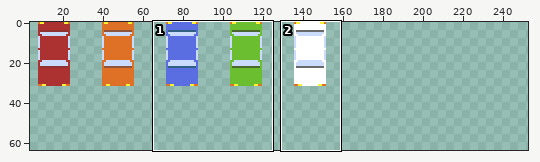
Sprite sheet, stored at bin/imgs/carTile.png. The picture above shows the old version from afar; the outline marks the close-up.
Close-up. As it was:
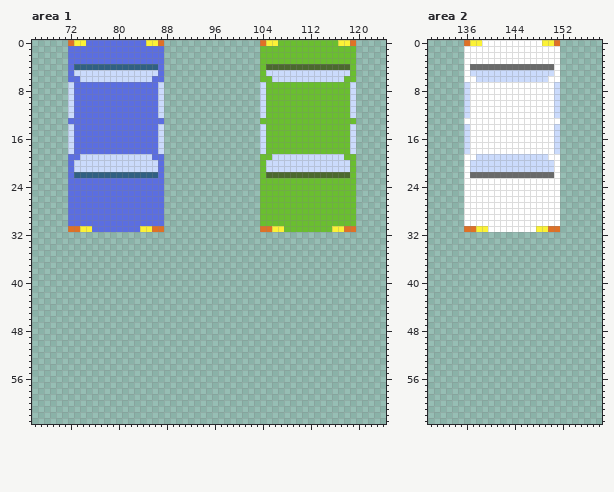
The file is 256x64 pixels. Shown: area 1: x 66..124, y 0..63; area 2: x 130..158, y 0..63. The wide view leaves out empty margins. The commit also changed other parts of the picture, which this record leaves out.
New version:
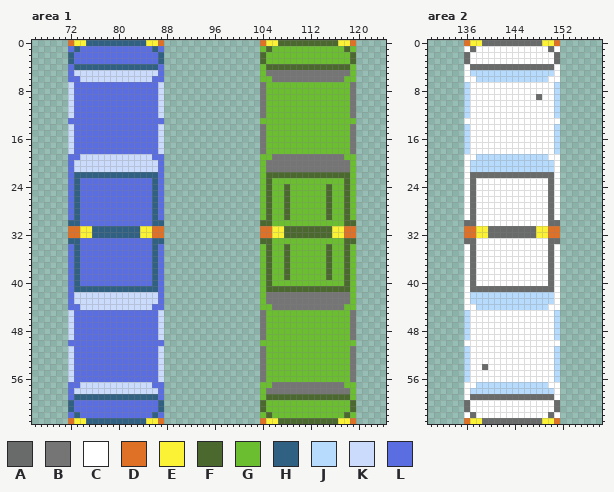
Palette (. is transparent): A #696a6a  B #757575  C #ffffff  D #df7126  E #fbf236  F #4b692f  G #6abe30  H #306082  J #b7dbfc  K #cbdbfc  L #5b6ee1
The exact change:
Area 1:
y 0: x 75..84 LLLLLLLLLL -> HHHHHHHHHH; x 107..116 GGGGGGGGGG -> FFFFFFFFFF
y 1: x 73 L -> H; x 86 L -> H; x 105 G -> F; x 118 G -> F
y 2..3: x 72 L -> H; x 87 L -> H; x 104 G -> F; x 119 G -> F
y 5: x 105..118 KKKKKKKKKKKKKK -> BBBBBBBBBBBBBB
y 6: x 106..117 KKKKKKKKKKKK -> BBBBBBBBBBBB
y 7..12: x 104 K -> B; x 119 K -> B
y 14..18: x 104 K -> B; x 119 K -> B
y 19: x 106..117 KKKKKKKKKKKK -> BBBBBBBBBBBB
y 20..21: x 105..118 KKKKKKKKKKKKKK -> BBBBBBBBBBBBBB
y 23: x 73 L -> H; x 86 L -> H; x 105 G -> F; x 118 G -> F
y 24..29: x 73 L -> H; x 86 L -> H; x 105 G -> F; x 108 G -> F; x 115 G -> F; x 118 G -> F
y 30: x 72..73 LL -> HH; x 86..87 LL -> HH; x 104..105 GG -> FF; x 118..119 GG -> FF
y 31: x 76..83 LLLLLLLL -> HHHHHHHH; x 108..115 GGGGGGGG -> FFFFFFFF
y 32: x 72..87 ................ -> DDEEHHHHHHHHEEDD; x 104..119 ................ -> DDEEFFFFFFFFEEDD
y 33: x 72..87 ................ -> HHLLLLLLLLLLLLHH; x 104..119 ................ -> FFGGGGGGGGGGGGFF
y 34..39: x 72..87 ................ -> LHLLLLLLLLLLLLHL; x 104..119 ................ -> GFGGFGGGGGGFGGFG
y 40: x 72..87 ................ -> LHLLLLLLLLLLLLHL; x 104..119 ................ -> GFGGGGGGGGGGGGFG
y 41: x 72..87 ................ -> LHHHHHHHHHHHHHHL; x 104..119 ................ -> GFFFFFFFFFFFFFFG
y 42..43: x 72..87 ................ -> LKKKKKKKKKKKKKKL; x 104..119 ................ -> GBBBBBBBBBBBBBBG
y 44: x 72..87 ................ -> LLKKKKKKKKKKKKLL; x 104..119 ................ -> GGBBBBBBBBBBBBGG
y 45..49: x 72..87 ................ -> KLLLLLLLLLLLLLLK; x 104..119 ................ -> BGGGGGGGGGGGGGGB
y 50: x 72..87 ................ -> LLLLLLLLLLLLLLLL; x 104..119 ................ -> GGGGGGGGGGGGGGGG
y 51..56: x 72..87 ................ -> KLLLLLLLLLLLLLLK; x 104..119 ................ -> BGGGGGGGGGGGGGGB
y 57: x 72..87 ................ -> LLKKKKKKKKKKKKLL; x 104..119 ................ -> GGBBBBBBBBBBBBGG
y 58: x 72..87 ................ -> LKKKKKKKKKKKKKKL; x 104..119 ................ -> GBBBBBBBBBBBBBBG
y 59: x 72..87 ................ -> LHHHHHHHHHHHHHHL; x 104..119 ................ -> GFFFFFFFFFFFFFFG
y 60..61: x 72..87 ................ -> HLLLLLLLLLLLLLLH; x 104..119 ................ -> FGGGGGGGGGGGGGGF
y 62: x 72..87 ................ -> LHLLLLLLLLLLLLHL; x 104..119 ................ -> GFGGGGGGGGGGGGFG
y 63: x 72..87 ................ -> DEEHHHHHHHHHHEED; x 104..119 ................ -> DEEFFFFFFFFFFEED
Area 2:
y 0: x 139..148 CCCCCCCCCC -> AAAAAAAAAA
y 1: x 137 C -> A; x 150 C -> A
y 2..3: x 136 C -> A; x 151 C -> A
y 5: x 137..150 KKKKKKKKKKKKKK -> JJJJJJJJJJJJJJ
y 6: x 138..149 KKKKKKKKKKKK -> JJJJJJJJJJJJ
y 7..8: x 136 K -> J; x 151 K -> J
y 9: x 136 K -> J; x 148 C -> A; x 151 K -> J
y 10..12: x 136 K -> J; x 151 K -> J
y 14..18: x 136 K -> J; x 151 K -> J
y 19: x 138..149 KKKKKKKKKKKK -> JJJJJJJJJJJJ
y 20..21: x 137..150 KKKKKKKKKKKKKK -> JJJJJJJJJJJJJJ
y 23..29: x 137 C -> A; x 150 C -> A
y 30: x 136..137 CC -> AA; x 150..151 CC -> AA
y 31: x 140..147 CCCCCCCC -> AAAAAAAA
y 32: x 136..151 ................ -> DDEEAAAAAAAAEEDD
y 33: x 136..151 ................ -> AACCCCCCCCCCCCAA
y 34..40: x 136..151 ................ -> CACCCCCCCCCCCCAC
y 41: x 136..151 ................ -> CAAAAAAAAAAAAAAC
y 42..43: x 136..151 ................ -> CJJJJJJJJJJJJJJC
y 44: x 136..151 ................ -> CCJJJJJJJJJJJJCC
y 45..49: x 136..151 ................ -> JCCCCCCCCCCCCCCJ
y 50: x 136..151 ................ -> CCCCCCCCCCCCCCCC
y 51..53: x 136..151 ................ -> JCCCCCCCCCCCCCCJ
y 54: x 136..151 ................ -> JCCACCCCCCCCCCCJ
y 55..56: x 136..151 ................ -> JCCCCCCCCCCCCCCJ
y 57: x 136..151 ................ -> CCJJJJJJJJJJJJCC
y 58: x 136..151 ................ -> CJJJJJJJJJJJJJJC
y 59: x 136..151 ................ -> CAAAAAAAAAAAAAAC
y 60..61: x 136..151 ................ -> ACCCCCCCCCCCCCCA
y 62: x 136..151 ................ -> CACCCCCCCCCCCCAC
y 63: x 136..151 ................ -> DEEAAAAAAAAAAEED
Pixel boxes of the changes (left, top, right, bottom) in both close-ups:
changed: (68, 40, 164, 64)
changed: (260, 40, 356, 424)
changed: (68, 178, 164, 424)
changed: (464, 40, 560, 424)
